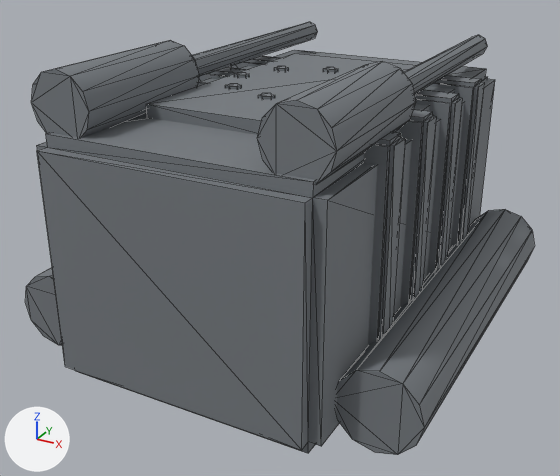
What one commit did to the glTF model prototype/assets/models/parts/railgun_capacitor_housing.glb.
Rendered twice from a camera (50 mm lens) standing at (0.449, -1.071, 0.381) and looking at (-0.015, -0.228, -0.04). Lighting does not change. The marker at lower left points along +X, +Y and +Z. The picture after the commit comes second. Mesh edges are drawn as thin lines. Vertices at exactly the same position are counted once.

The first picture shows 'railgun_capacitor_housing'.
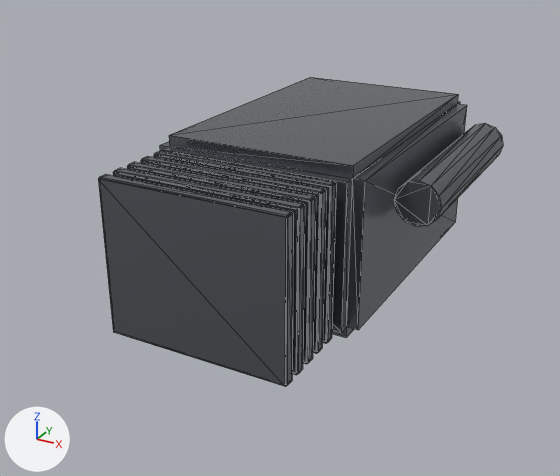
The change, as JSON lines over the scene's bpy script:
```json
{"op": "set", "path": "mat_railgun_capacitor_housing_mat.metallic", "old": "0.35", "new": "0.8"}
{"op": "set", "path": "mat_railgun_capacitor_housing_mat.roughness", "old": "0.72", "new": "0.25"}
{"block": "me_railgun_capacitor_housing_mesh", "where": "# used by ob_railgun_capacitor_housing; location = (0.0, 0.0, 0.0)"}
{"op": "remove", "block": "me_railgun_capacitor_housing_mesh", "code": "me_railgun_capacitor_housing_mesh.from_pydata(...)  # 464 vertices, 820 faces; spans x -0.27..0.27, y -0.5..0.1, z -0.22..0.22"}
{"op": "add", "block": "me_railgun_capacitor_housing_mesh", "code": "me_railgun_capacitor_housing_mesh.from_pydata(...)  # 240 vertices, 448 faces; spans x -0.2..0.2, y -0.457..0.09, z -0.11..0.11"}
{"block": "me_railgun_capacitor_housing_mesh", "change": "me_railgun_capacitor_housing_mesh part 1: the loose piece of 32 vertices spanning x -0.19..0.19, y -0.37..-0.33, z -0.16..0.16 is scaled about its middle by (0.631, 0.37, 0.624)"}
{"block": "me_railgun_capacitor_housing_mesh", "change": "me_railgun_capacitor_housing_mesh part 2: the loose piece of 32 vertices spanning x -0.19..0.19, y -0.27..-0.23, z -0.16..0.16 is scaled about its middle by (0.631, 0.37, 0.624), then moved by (0.0, -0.125, 0.0)"}
{"block": "me_railgun_capacitor_housing_mesh", "change": "me_railgun_capacitor_housing_mesh part 3: the loose piece of 32 vertices spanning x -0.19..0.19, y -0.17..-0.13, z -0.16..0.16 is scaled about its middle by (0.631, 0.37, 0.624), then moved by (0.0, -0.25, 0.0)"}
{"block": "me_railgun_capacitor_housing_mesh", "change": "me_railgun_capacitor_housing_mesh part 4: the loose piece of 32 vertices spanning x -0.19..0.19, y -0.37..-0.33, z -0.16..0.16 is copied, and the copy is scaled about its middle by (0.631, 0.37, 0.624), then moved by (0.0, -0.075, 0.0); it spans x -0.119..0.119, y -0.433..-0.418, z -0.099..0.099"}
{"block": "me_railgun_capacitor_housing_mesh", "change": "me_railgun_capacitor_housing_mesh part 5: the loose piece of 32 vertices spanning x -0.19..0.19, y -0.37..-0.33, z -0.16..0.16 is copied, and the copy is scaled about its middle by (0.631, 0.37, 0.624), then moved by (0.0, -0.1, 0.0); it spans x -0.119..0.119, y -0.457..-0.442, z -0.099..0.099"}
{"block": "me_railgun_capacitor_housing_mesh", "change": "me_railgun_capacitor_housing_mesh part 6: a new loose piece, a 12-sided cylinder along y spanning x 0.14..0.2, y -0.217..0.077, z 0.01..0.07, in mat_railgun_capacitor_housing_mat (grey #767c81)"}
{"block": "me_railgun_capacitor_housing_mesh", "change": "me_railgun_capacitor_housing_mesh part 7: the loose piece of 32 vertices spanning x -0.175..0.175, y -0.5..0.1, z -0.15..0.15 is rebuilt with 32 vertices and now spans x -0.14..0.14, y -0.33..0.09, z -0.11..0.11"}
{"block": "me_railgun_capacitor_housing_mesh", "change": "me_railgun_capacitor_housing_mesh part 8: 23 loose pieces with 336 vertices, spanning x -0.27..0.27, y -0.48..0.1, z -0.22..0.22, are deleted"}
{"block": "me_railgun_capacitor_housing_mesh", "change": "other edits to the shape of me_railgun_capacitor_housing_mesh do not show in these pictures"}
```

Changed parts and their boxes [x1, y1, x2, y2] in the pictures (560 x 476 px; the box of a moved part takes in the faces that stretch with it):
```json
{"object": "railgun_capacitor_housing", "change": "surface changed, reshaped", "before": [25, 21, 535, 455], "after": [98, 77, 503, 387], "on screen": "21% narrower, 29% shorter"}
{"part": 1, "of": "me_railgun_capacitor_housing_mesh", "change": "moved or reshaped", "before": [146, 113, 405, 346], "after": [154, 151, 336, 344]}
{"part": 2, "of": "me_railgun_capacitor_housing_mesh", "change": "moved or reshaped", "before": [197, 82, 436, 308], "after": [141, 156, 326, 354]}
{"part": 3, "of": "me_railgun_capacitor_housing_mesh", "change": "moved or reshaped", "before": [198, 67, 462, 276], "after": [127, 162, 316, 364]}
{"part": 4, "of": "me_railgun_capacitor_housing_mesh", "change": "added", "after": [113, 168, 305, 375]}
{"part": 5, "of": "me_railgun_capacitor_housing_mesh", "change": "added", "after": [98, 174, 293, 387]}
{"part": 6, "of": "me_railgun_capacitor_housing_mesh", "change": "added", "after": [394, 123, 503, 227]}
{"part": 7, "of": "me_railgun_capacitor_housing_mesh", "change": "rebuilt", "before": [37, 50, 495, 453], "after": [160, 77, 467, 338], "on screen": "33% narrower, 35% shorter"}
{"part": 8, "of": "me_railgun_capacitor_housing_mesh", "change": "deleted", "before": [25, 21, 535, 455]}
```
